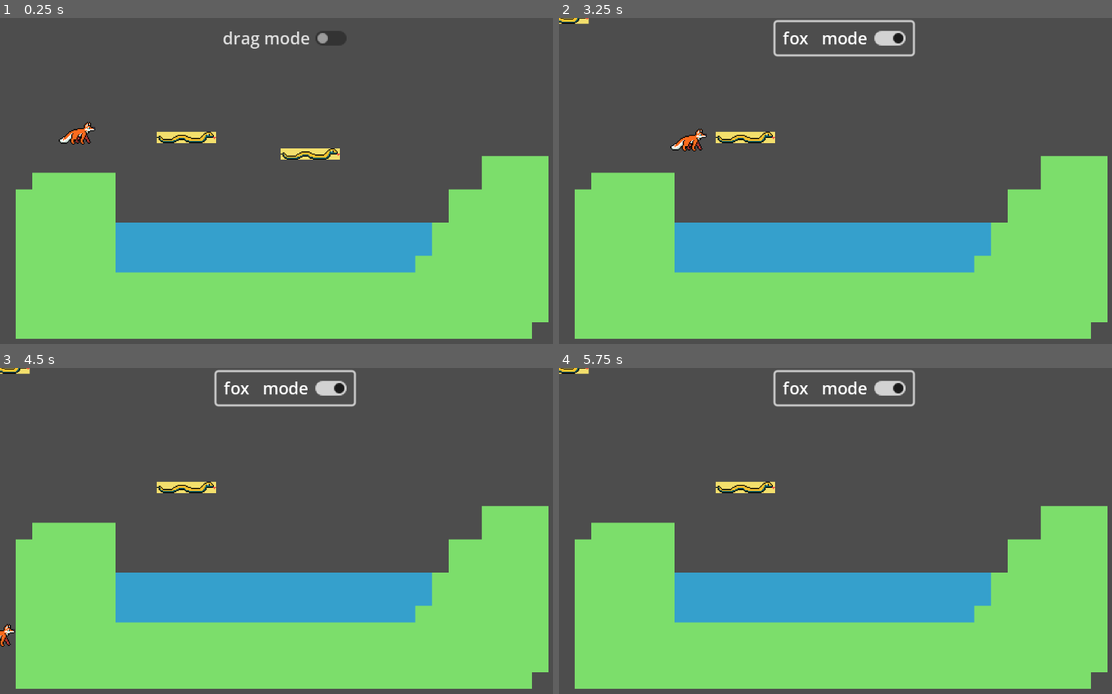
Above: before the commit, frames 1-4 (two rows, left to right).
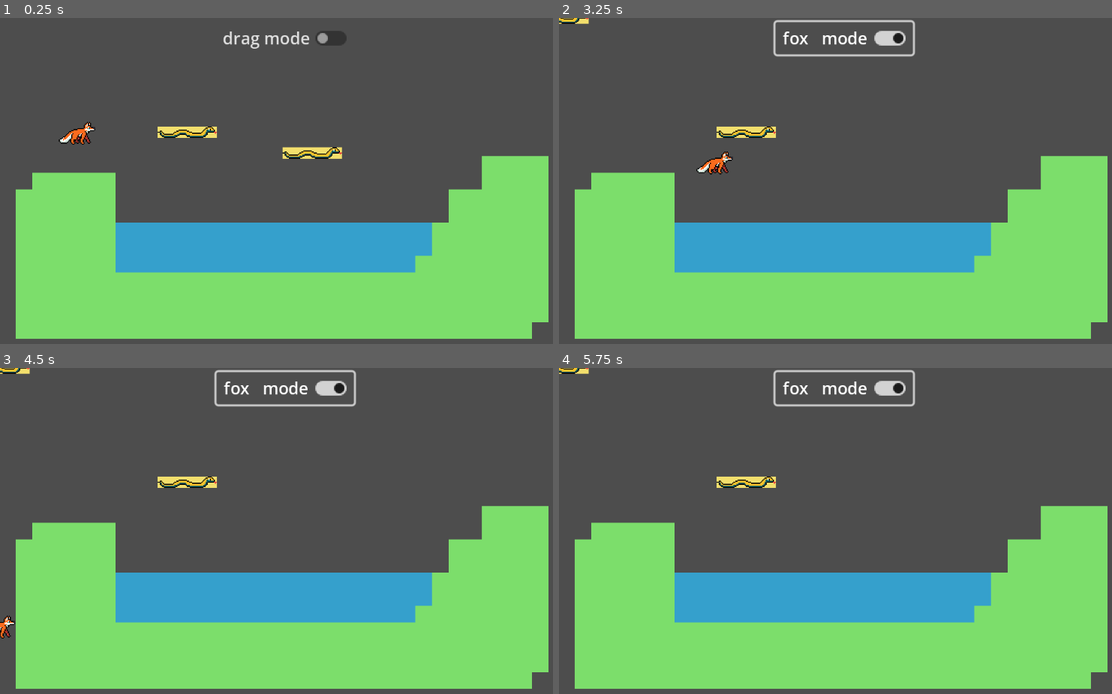
Above: after the commit, the same moments.

Repository: mango-gremlin/arch-enemies
Game: Godot game, scene res://world.tscn
The game is run twice, just before and just after one commit, with the same random seed, the same clock (stepped at 60 frames per second) and the same inputs.
Inputs (mouse positions are in pixels of both pictures, inside the frame that each line leads up to):
- Up to frame 1 (0.25 s): no input
- Up to frame 2 (3.25 s): click "drag mode" at 0.5 s; click "fox mode" at 1.25 s; tap Enter at 2 s; move the mouse to (747, 138) at 2.02 s; press the mouse at (747, 138) at 2.03 s; hold D (right) from 2.03 s (still down); tap Space (jump) at 2.27, 3.02 s; move the mouse to (868, 154) at 2.77 s; release the mouse at (868, 154) at 2.78 s; click (868, 154) at 2.85 s
- Up to frame 3 (4.5 s): move the mouse to (359, 462) at 3.52 s; release D (right) at 3.53 s; press the mouse at (359, 462) at 3.53 s; hold A (left) 3.53-4.28 s; move the mouse to (270, 602) at 4.27 s; release the mouse at (270, 602) at 4.28 s; hold D (right) from 4.28 s (still down); click (270, 602) at 4.35 s
- Up to frame 4 (5.75 s): keep holding D (right); tap Space (jump) at 4.52, 5, 5.27 s; move the mouse to (1040, 586) at 5.02 s; press the mouse at (1040, 586) at 5.03 s

The runs differ from the first frame. In frame 1, 0.8% of the frame differs, in the area x 28-62%, y 33-44%; in frame 2, 1.0%, in the area x 20-40%, y 33-49%; in frame 3, 0.7%; in frame 4, 0.5%.

Commit message:
added snap functionality
changes position to nearest grid square (10x10 squares currently), before handling snapping to zone or resetting (only noticeable in debugger).
Initial snake positions adjusted accordingly

Diff:
--- a/testing_area/prototype_testing/MarcelRaffaelKatjaGlenn_BridgeNoGridPrototype1/Prototype_Bridges_1.3/DragObject.gd
+++ b/testing_area/prototype_testing/MarcelRaffaelKatjaGlenn_BridgeNoGridPrototype1/Prototype_Bridges_1.3/DragObject.gd
@@ -9,10 +9,10 @@
 var is_dragging = false
 var inside_object = false
 var dropzone_left_occupied = false
+var grid_size : float = 10.0 # size of a square in grid
 
 func _process(delta):
 	if draggable:
-
 		if dropzone_left == null or original_pos_dropzone_left == null:
 			# THIS HAS SO MANY BUGS BUT THEY ARE NOT RELEVANT NOW
 			# this part initialises the positions, but it doesnt really work
@@ -36,6 +36,10 @@
 
 		elif Input.is_action_just_released("click"):
 			# when click is released:
+
+			# snap to nearest position in grid
+			self.position.x =  round_to_nearest(self.position.x, grid_size)
+			self.position.y = round_to_nearest(self.position.y, grid_size)
 
 			# 1. nothing is being currently dragged
 			self.is_dragging = false
@@ -92,7 +96,6 @@
 		body.modulate = Color(Color.CORNFLOWER_BLUE, 1)
 		self.dropzone_left = body
 
-
 func _on_snake_body_exited(body):
 	# if the snake body stops touching a staticbody that has the dropable group
 	# set inside dropable to false & change the colour of that body back to original
@@ -101,3 +104,11 @@
 		body.modulate = Color(Color.AQUAMARINE, 0.7)
 
 		#self.dropzone_left.global_position = self.original_pos_dropzone_left
+
+# rounds to nearest multiple of b to a
+func round_to_nearest(a:float, b:float):
+	var offset = fmod(a,b)
+	if offset < b:
+		return a - offset
+	else:
+		return a + (b - offset)
--- a/testing_area/prototype_testing/MarcelRaffaelKatjaGlenn_BridgeNoGridPrototype1/Prototype_Bridges_1.3/world.tscn
+++ b/testing_area/prototype_testing/MarcelRaffaelKatjaGlenn_BridgeNoGridPrototype1/Prototype_Bridges_1.3/world.tscn
@@ -97,10 +97,10 @@
 JUMP_VELOCITY = -200.0
 
 [node name="snek" parent="." instance=ExtResource("3_0bug4")]
-position = Vector2(179, 115)
+position = Vector2(180, 110)
 
 [node name="snek2" parent="." instance=ExtResource("3_0bug4")]
-position = Vector2(298, 131)
+position = Vector2(300, 130)
 
 [node name="DragModeButton" type="CheckButton" parent="."]
 offset_left = 208.0
